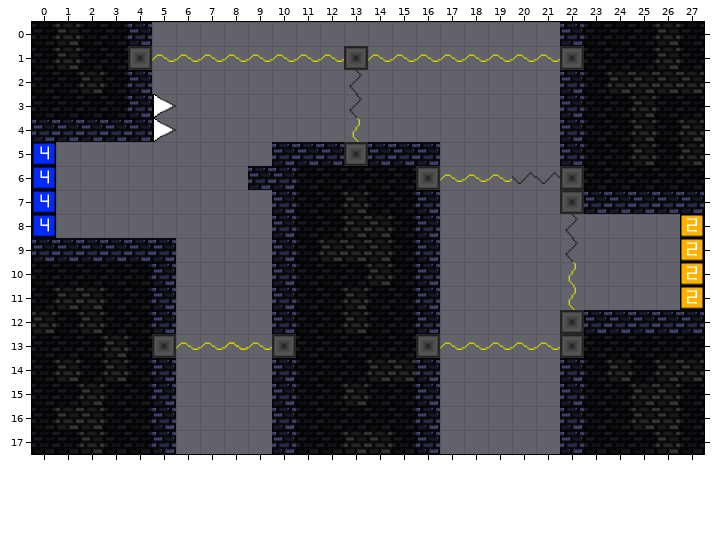
Tiled map -- assets/data/chapters/chapter1/ch1-map04.tmx. The picture above is the old version.
Cells are 50x50 px. Shown: x 0..27, y 0..17.
The result:
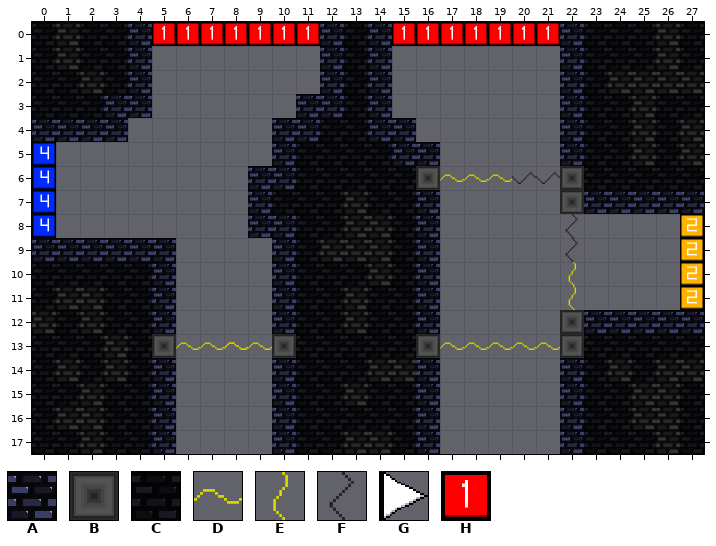
Key: from "chapter1tiles": A 1, B 6, C 9; from "laser": D 0, E 6, F 12; from "spike": G 1; from "transition-tiles": H 0.
_ is an empty cell.
Objects are placed by their top-left corner, in cells (3,4 is the top-left corner of cell 3,4); size is 1x1 cell unless given.
Change:
Layer "tiles-deco":
y 0: x 13 _ -> C
y 1: x 4 _ -> A; x 13 _ -> C
y 2: x 13 _ -> C
y 3: x 3 C -> A; x 13 _ -> C
y 4: x 13 _ -> C
y 5: x 13..14 __ -> CC
y 7: x 10 _ -> C
Layer "tiles-main":
y 0: x 12 _ -> A; x 14 _ -> A
y 1: x 4 B -> _; x 12..14 _B_ -> A_A; x 22 B -> A
y 2: x 12 _ -> A; x 14 _ -> A
y 3: x 11..12 __ -> AA; x 14 _ -> A
y 4: x 4 A -> _; x 10..12 ___ -> AAC; x 14..15 __ -> AA
y 5: x 11..14 AABA -> CC__
y 7: x 9..10 _A -> A_
y 8: x 9 _ -> A
Layer "laser":
removed: D "laser" at 5,1
removed: D "laser" at 6,1
removed: D "laser" at 7,1
removed: D "laser" at 8,1
removed: D "laser" at 10,1
removed: D "laser" at 11,1
removed: D "laser" at 9,1
removed: D "laser" at 12,1
removed: D "laser" at 14,1
removed: D "laser" at 15,1
removed: D "laser" at 16,1
removed: D "laser" at 17,1
removed: D "laser" at 18,1
removed: D "laser" at 19,1
removed: D "laser" at 20,1
removed: D "laser" at 21,1
removed: F "laser" at 13,2
removed: F "laser" at 13,3
removed: E "laser" at 13,4
Layer "spike-normal":
removed: G "spike" at 5,3
removed: G "spike" at 5,4
Layer "warps":
added: H "warp" at 5,0
added: H "warp" at 6,0
added: H "warp" at 8,0
added: H "warp" at 7,0
added: H "warp" at 9,0
added: H "warp" at 10,0
added: H "warp" at 11,0
added: H "warp" at 15,0
added: H "warp" at 16,0
added: H "warp" at 17,0
added: H "warp" at 19,0
added: H "warp" at 18,0
added: H "warp" at 20,0
added: H "warp" at 21,0
Changed places in both pictures, as pixel boxes (x1, y1, x2, y2):
changed: (104, 22, 584, 166)
changed: (248, 190, 296, 238)
